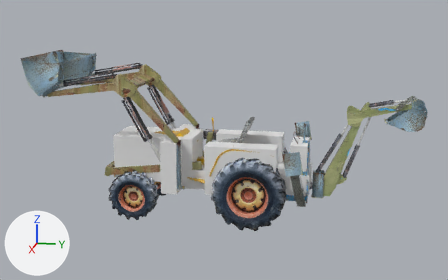
What one commit did to the FBX model applications/media/tractor.fbx.
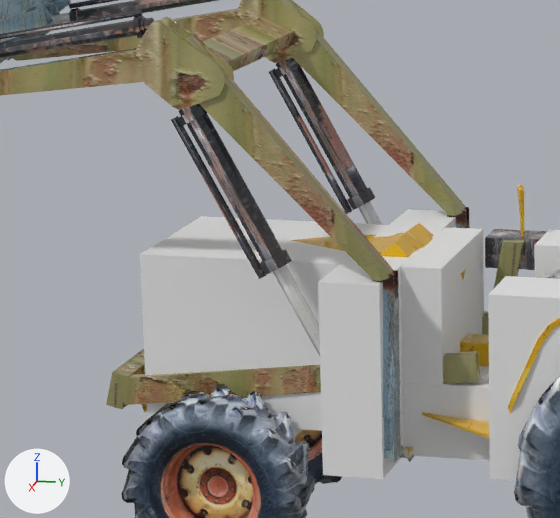
Old and new are each drawn whole from a 50 mm camera at (13.25, 2.89, 5.03) aimed at (0.05, 0.25, 1.73) and again close up on the part from 17% to 50% of the width and 25% to 73% of the height. The axes (+X, +Y, +Z) are drawn at lower left. The lights are the same throughout. Where no turn or scale is listed for an object, it has been applied to the vertices.

The first close-up shows 'MainBody', 'armHydraulic', 'armHydraulicPiston', 'arms', 'fl_tire', 'frontBucket', 'frontBucketHydraulic', 'hidden_Box001', 'hidden_Box002', 'hidden_Box003', 'hidden_Box005', 'rl_tire'.
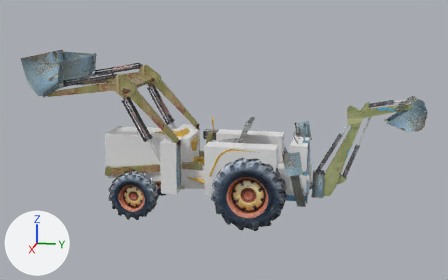
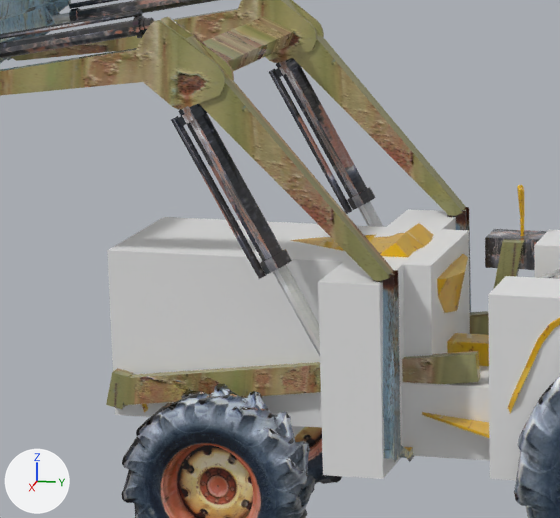
Commit message: progress on tractor demo (WIP)

Where the change shows, as pixel boxes (x1, y1, x2, y2) in the close-ups (560 x 518 px):
'hidden_Box001', moved, rescaled
    before: (140, 216, 484, 431)
    after: (107, 217, 470, 428)

What changed in the scene script:
```text
Change ob_hidden_box001:
    ob_hidden_box001.location: (-0.00092, -1.13, 0.419) -> (-0.00092, -1.291, 0.419)
    ob_hidden_box001.scale: (1.0, 1.0, 1.0) -> (0.89, 1.08, 1.0)
```
